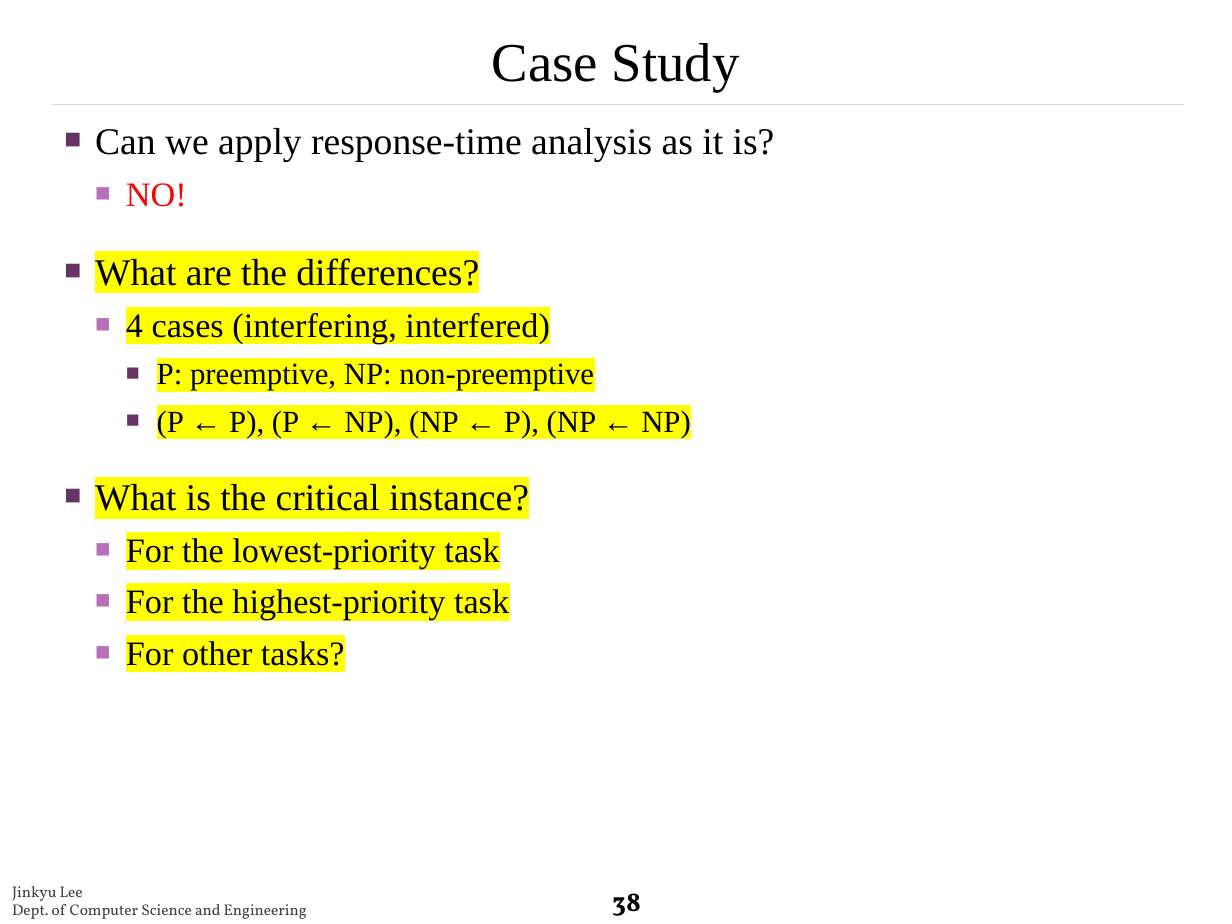
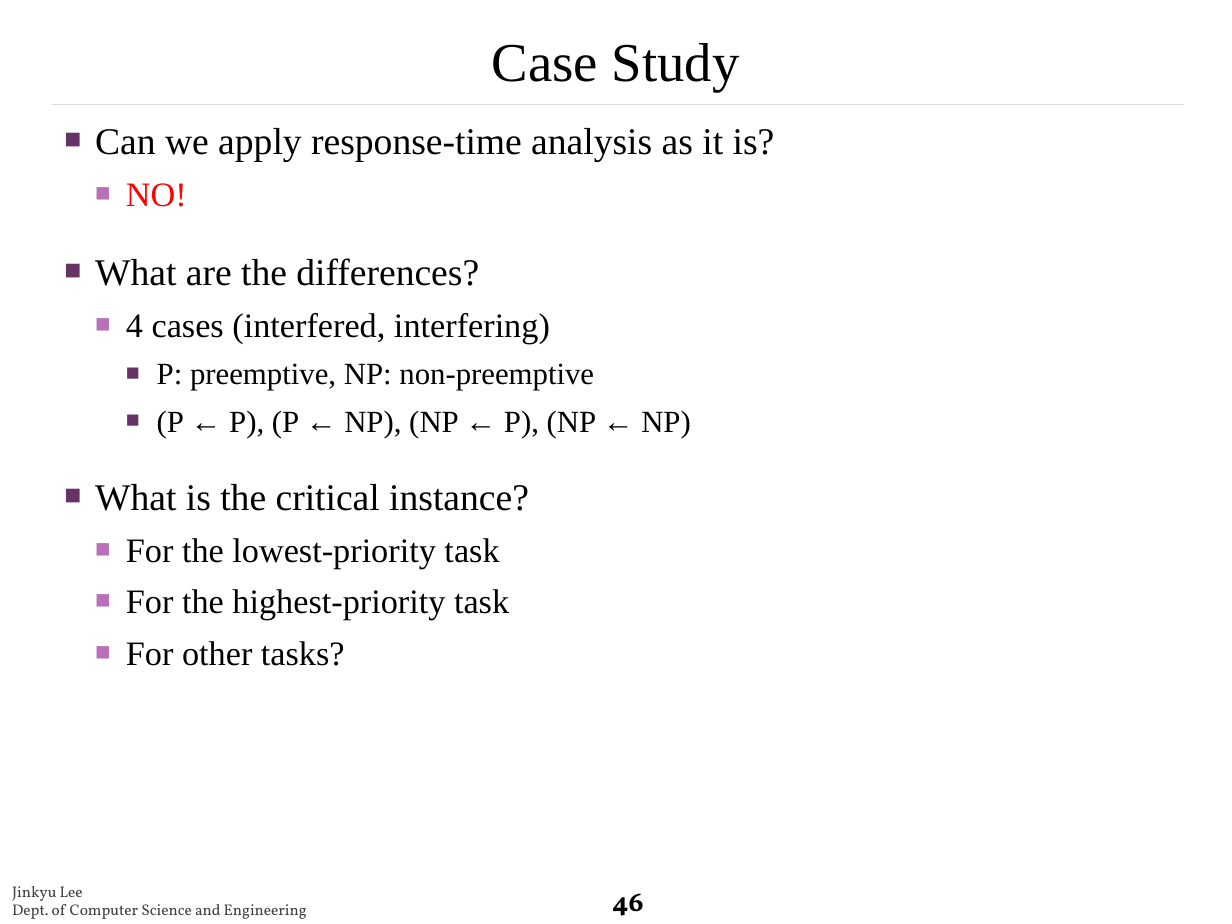
Before and after one commit to rtclskku/website, a slide deck: slide 46 of papers/2.pptx (slide 38 before the commit). Drawn at 1232x924 pixels with LibreOffice and Linux fonts; fonts in the diff are those of the drawing; background and template pictures are left out. Boxes give left, top, right and bottom in pixels: in the first picture for what was removed or moved away, otherwise in the second. Text is boxed around its words. In the diff, an @@ line names an element or a change of style, - is before the commit and + after.

```diff
--- a/papers/2.pptx
+++ b/papers/2.pptx
@@ text at [95, 258, 691, 666]: highlight #FFFF00 to none in "What are the differences?", "P: preemptive, NP: non-preemptive", "(P ← P), (P ← NP), (NP ...", "What is the critical instance?" and 3 more places @@
@@ text at [126, 313, 550, 344]: text changed @@
-  ■ 4 cases (interfering, interfered)
+  ■ 4 cases (interfered, interfering)
@@ page number at [612, 893, 643, 916]: text changed @@
-38
+46
```
Also in this commit, not shown: 8 other slides changed, 12 slides added.
